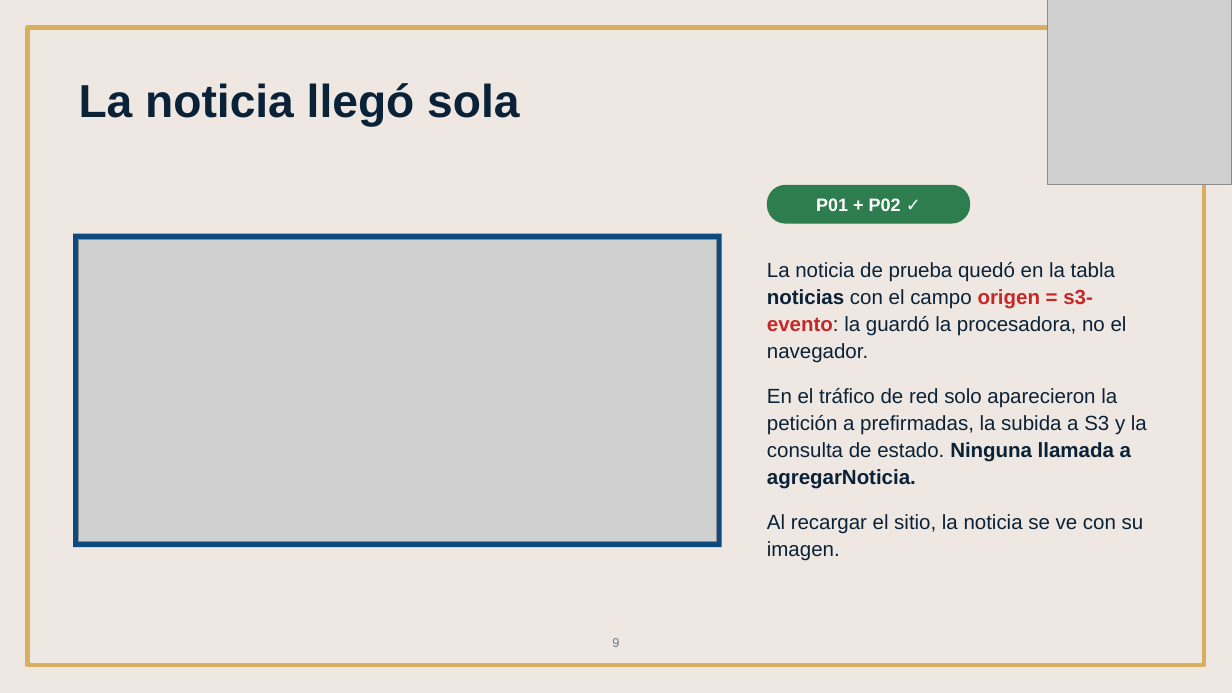
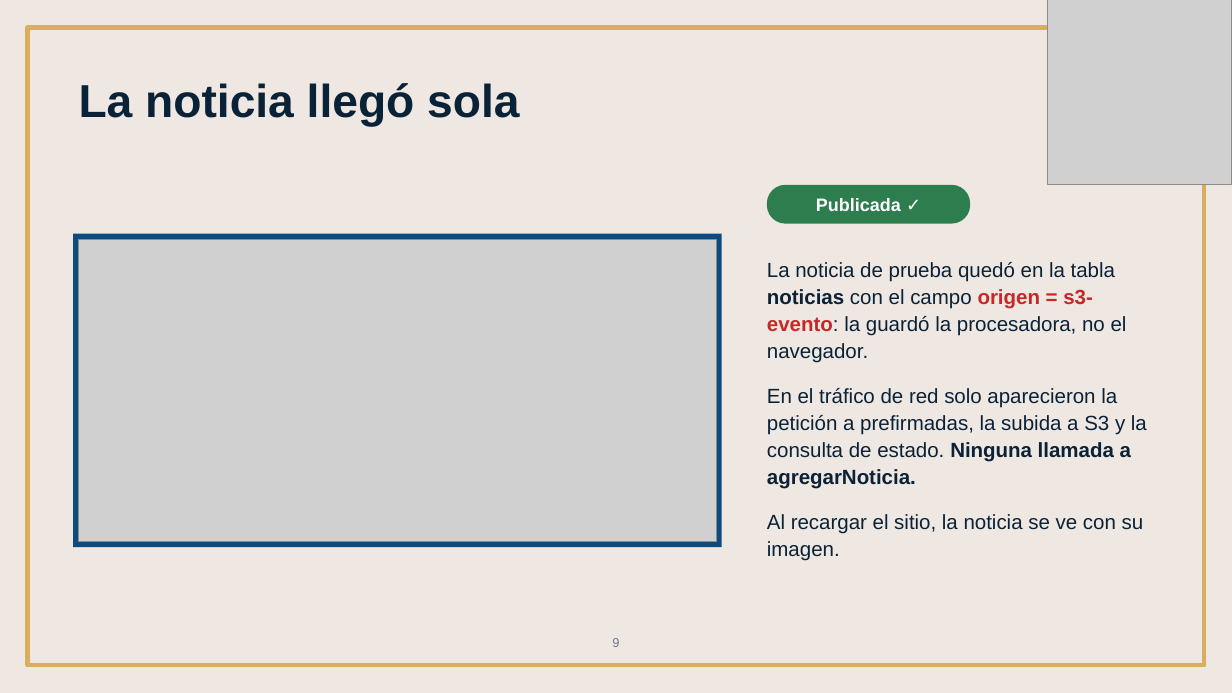
Before and after one commit to DannG04/GacetaUNSIS, a slide deck: slide 9 of entregables/01-Presentacion-Equipo3.pptx. Drawn at 1232x693 pixels with LibreOffice and Linux fonts; fonts in the diff are those of the drawing; grey boxes stand for pictures. Boxes give left, top, right and bottom in pixels: in the first picture for what was removed or moved away, otherwise in the second. Text is boxed around its words. In the diff, an @@ line names an element or a change of style, - is before the commit and + after.

```diff
--- a/entregables/01-Presentacion-Equipo3.pptx
+++ b/entregables/01-Presentacion-Equipo3.pptx
@@ text in rounded rectangle at (816,198,901,211): text changed @@
-P01 + P02 ✓
+Publicada ✓
```
Also in this commit, not shown: 9 other slides changed, 2 slides added, 2 slides removed, 17 other files.
